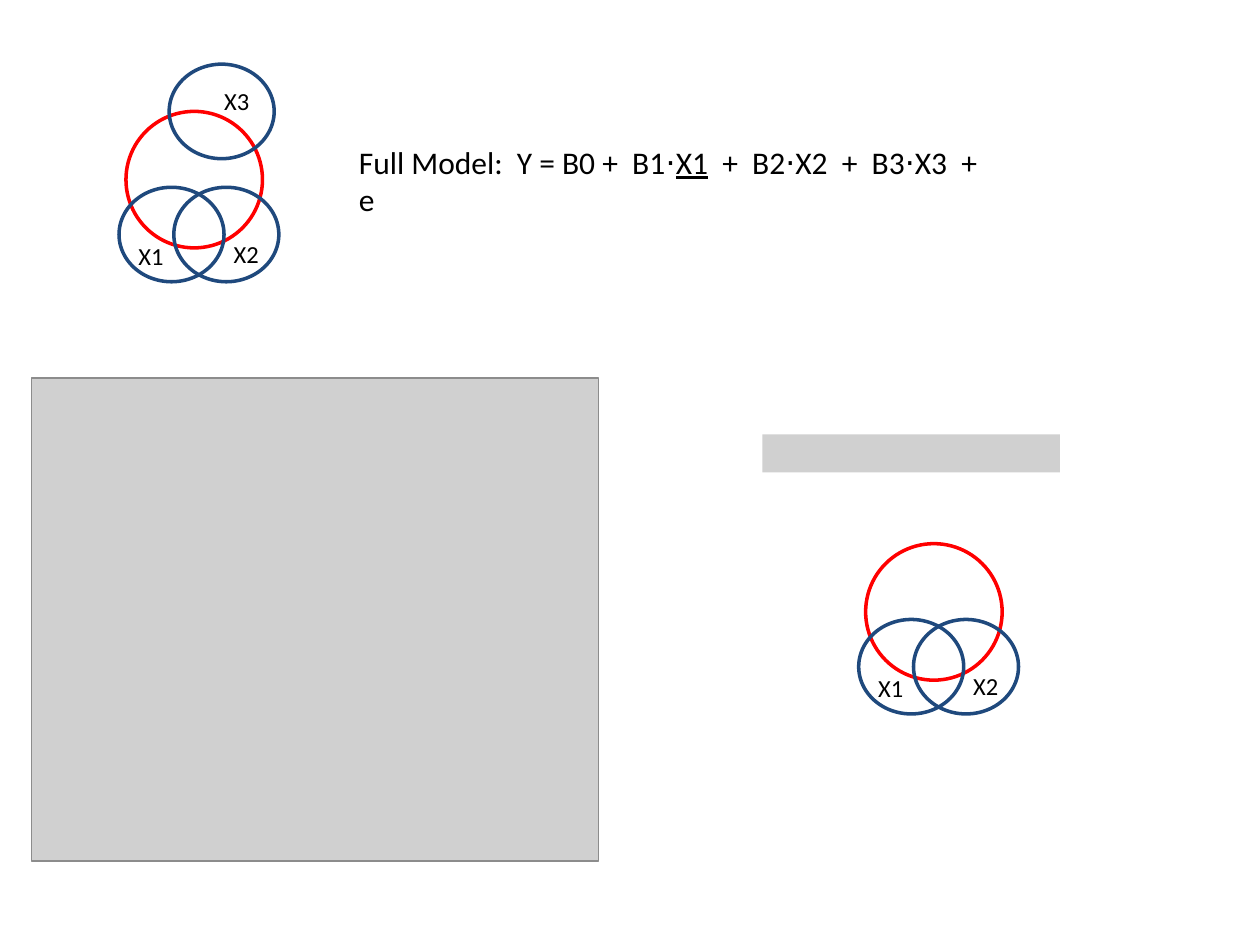
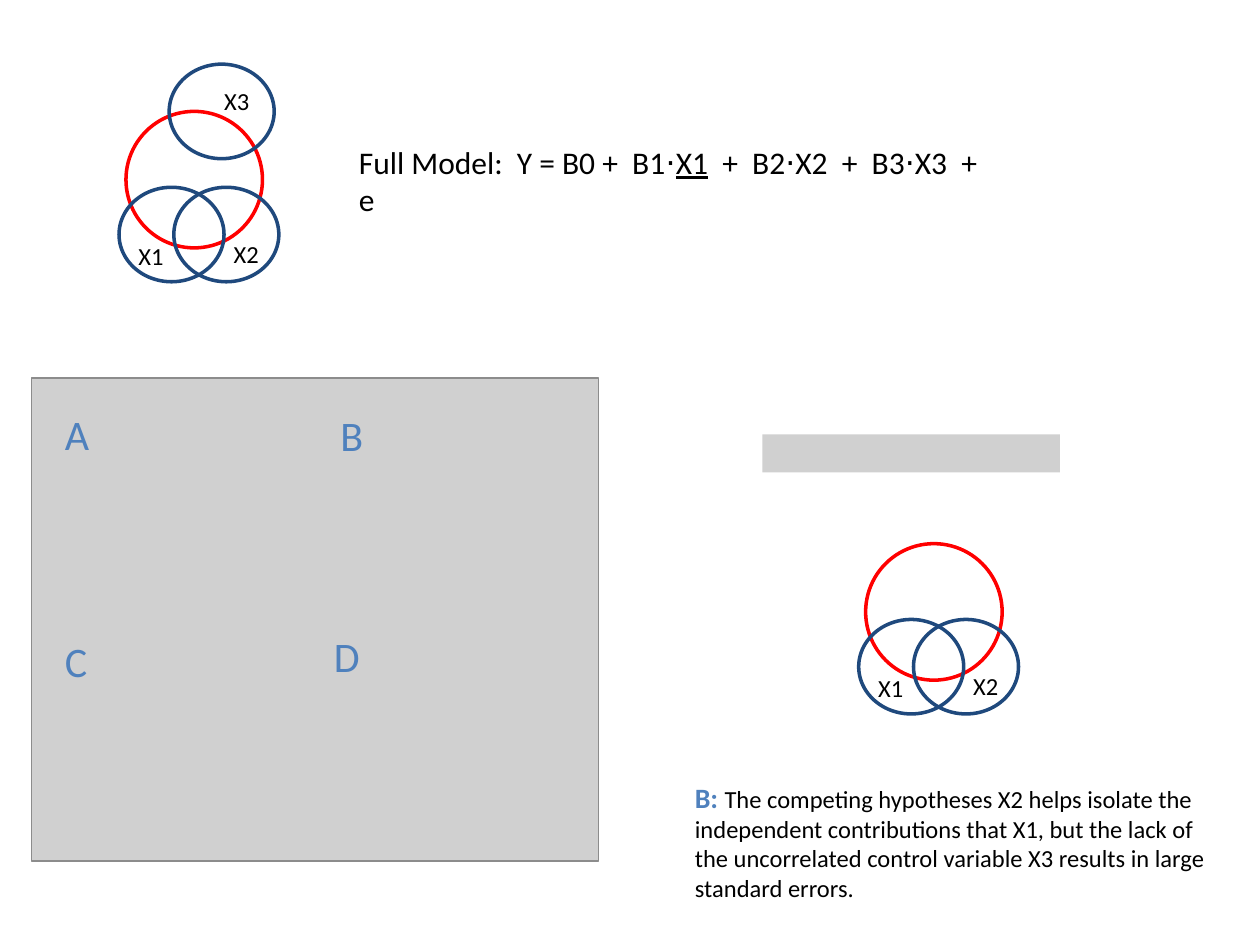
Before and after one commit to DS4PS/cpp-523-fall-2019, a slide deck: slide 5 of lectures/taxonomy-of-control-variables.pptx. Drawn at 1260x945 pixels with LibreOffice and Linux fonts; fonts in the diff are those of the drawing; grey boxes stand for pictures. Boxes give left, top, right and bottom in pixels: in the first picture for what was removed or moved away, otherwise in the second. Text is boxed around its words. In the diff, an @@ line names an element or a change of style, - is before the commit and + after.

```diff
--- a/lectures/taxonomy-of-control-variables.pptx
+++ b/lectures/taxonomy-of-control-variables.pptx
@@ text added at (65,423,89,450), 24 pt, text #4F81BD @@
+A
@@ text added at (340,424,363,451), 24 pt, text #4F81BD @@
+B
@@ text added at (65,650,87,677), 24 pt, text #4F81BD @@
+C
@@ text added at (334,645,360,672), 24 pt, text #4F81BD @@
+D
@@ text added at (695,790,1204,898), 14 pt, text #000000 @@
+B: The competing hypotheses X2 helps isolate the independent contributions that X1, but the lack of the uncorrelated control variable X3 results in large standard errors.
```
Also in this commit, not shown: 4 other slides changed, 4 other files.
